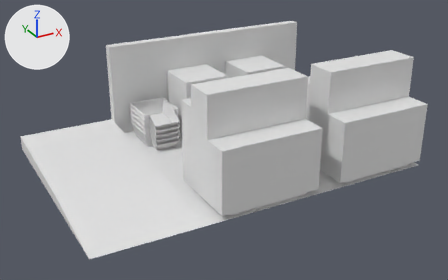
What one commit did to the FBX model Assets/Models/nz_airport/nz_airport_checkin.fbx.
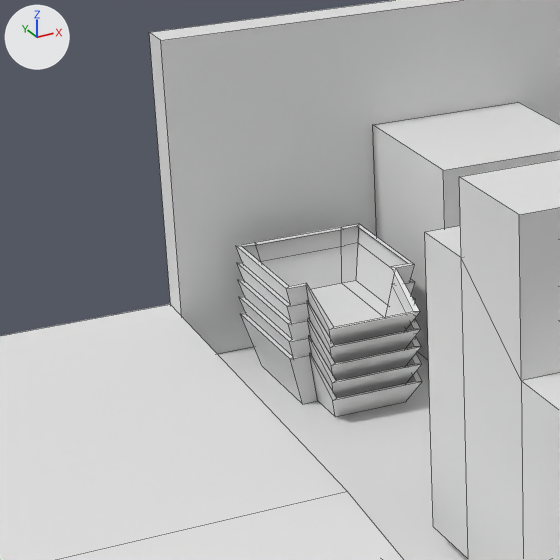
There are two pictures of each version: one whole from a 50 mm lens placed at (-5.33, -8.94, 5.46), pointed at (0.14, 1.0, 0.49), one close up on the part from 15% to 49% of the width and 13% to 68% of the height. Every picture has the same lights, and +X, +Y and +Z are marked at upper left. The close-ups show mesh edges as thin lines. Where no turn or scale is listed for an object, it has been applied to the vertices. Vertices at the same position are counted once.

The scene before the commit, as lines of its bpy script (objects in view):
```python
me_cube_005 = bpy.data.meshes.new('Cube.005')
me_cube_005.from_pydata(...)  # 244 vertices, 173 faces; spans x -2.7..4.1, y -3.8..0.8, z 0.0..2.1
me_cube_005.materials.append(mat_material)  # white #e7e7e7
ob_cube_005 = bpy.data.objects.new('Cube.005', me_cube_005)
ob_cube_005.location = (-0.6, 2.8, 0.0)
```
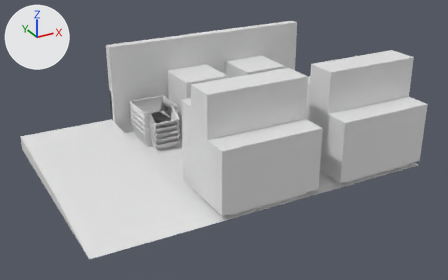
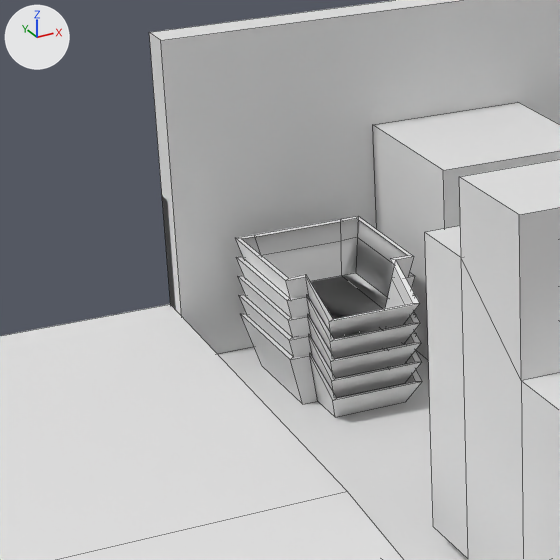
Changed parts and their boxes [x1, y1, x2, y2] in the close-ups (560 x 560 px; the box of a moved part takes in the faces that stretch with it):
part 1 of me_cube_005, moved or reshaped
    before: [236, 224, 420, 345]
    after: [235, 216, 420, 339]
part 2 of me_cube_005, rebuilt
    before: [237, 243, 421, 363]
    after: [237, 256, 420, 358]
part 3 of me_cube_005, rebuilt
    before: [238, 279, 421, 381]
    after: [238, 275, 421, 378]
part 4 of me_cube_005, rebuilt
    before: [239, 296, 422, 398]
    after: [239, 294, 422, 397]

Edits to the bpy script that builds the scene:
```text
Change me_cube_005:
    used by ob_cube_005; location = (-0.6, 2.8, 0.0)
    remove me_cube_005.from_pydata(...)  # 244 vertices, 173 faces; spans x -2.7..4.1, y -3.8..0.8, z 0.0..2.1
    add me_cube_005.from_pydata(...)  # 242 vertices, 161 faces; spans x -2.7..4.1, y -3.8..0.8, z 0.0..2.1
    me_cube_005 part 1: the loose piece of 30 vertices spanning x -0.4..0.4, y -0.72..0.4, z 0.44..0.76 is moved by (0.0, 0.0, 0.05)
    me_cube_005 part 2: the loose piece of 30 vertices spanning x -0.4..0.4, y -0.72..0.4, z 0.33..0.65 is rebuilt with 30 vertices and now spans x -0.4..0.4, y -0.72..0.4, z 0.36..0.68
    me_cube_005 part 3: the loose piece of 30 vertices spanning x -0.4..0.4, y -0.72..0.4, z 0.22..0.54 is rebuilt with 30 vertices and now spans x -0.4..0.4, y -0.72..0.4, z 0.24..0.56
    me_cube_005 part 4: the loose piece of 30 vertices spanning x -0.4..0.4, y -0.72..0.4, z 0.11..0.43 is rebuilt with 30 vertices and now spans x -0.4..0.4, y -0.72..0.4, z 0.12..0.44
```
